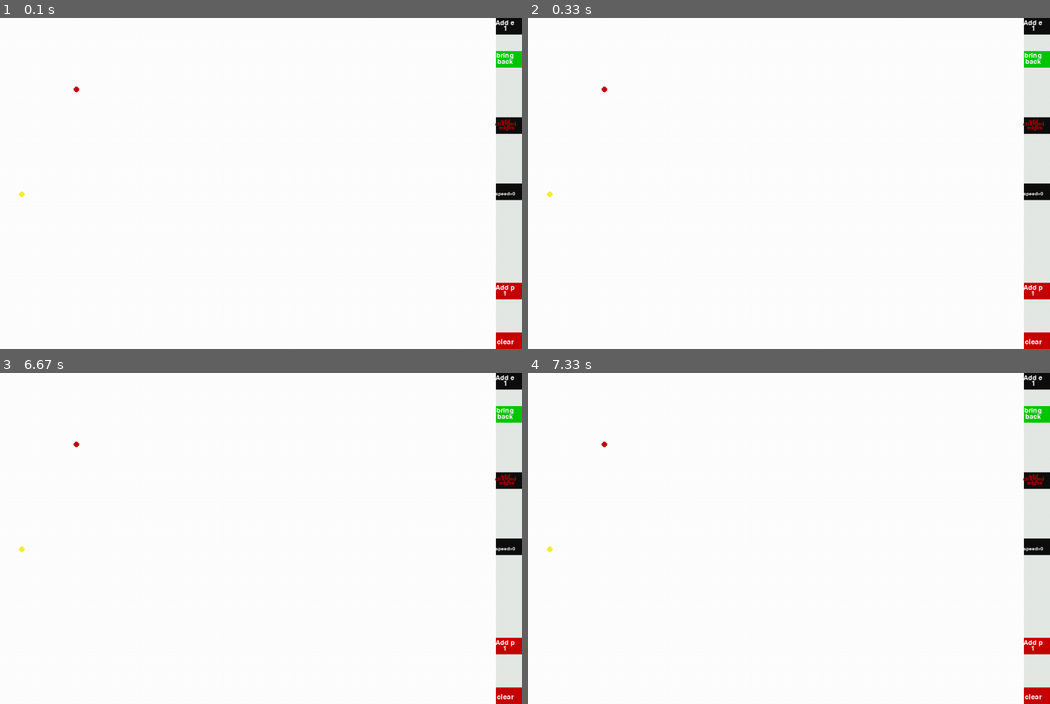
Above: before the commit, frames 1-4 (two rows, left to right).
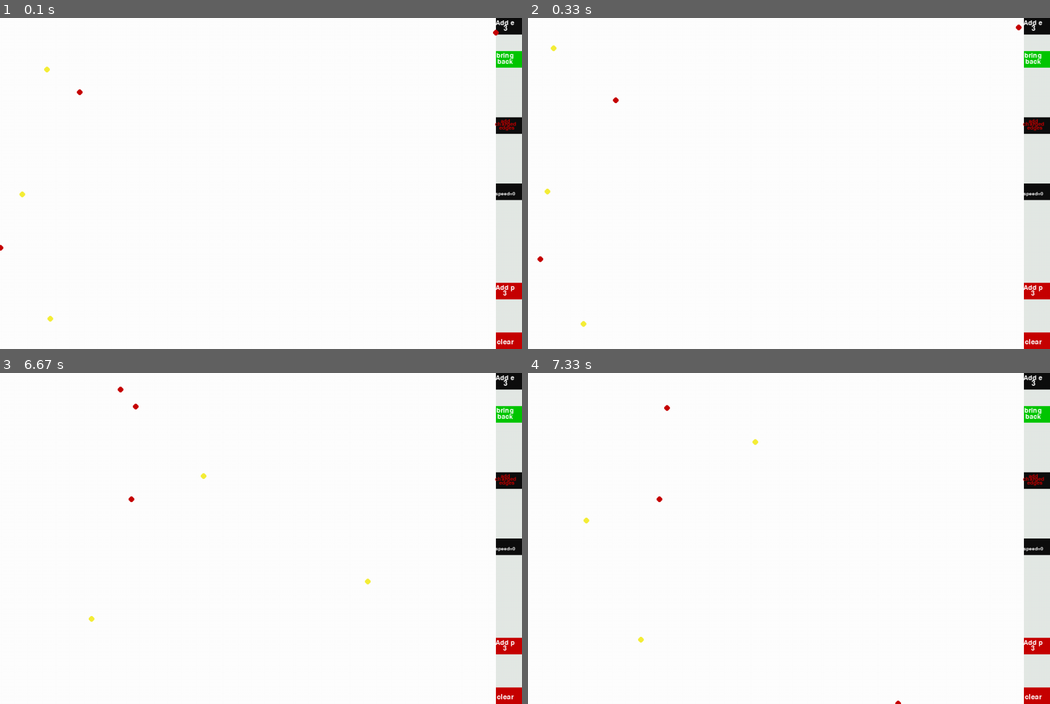
Above: after the commit, the same moments.

Repository: tgmjack/electron
Game: pygame game, started from E1.py
Same seed, same stepped clock (60 frames per second), same inputs: the game is played once before the commit and once after it.
Inputs:
- Up to frame 1 (0.1 s): no input
- Up to frame 2 (0.33 s): no input
- Up to frame 3 (6.67 s): click "Add e" at 1.4 s
- Up to frame 4 (7.33 s): no input

The runs differ from the first frame. In frame 1, 0.1% of the frame differs, in the area x 0-98%, y 2-92%; in frame 2, 0.1%; in frame 3, 0.1%, in the area x 3-98%, y 2-84%; in frame 4, 0.1%.

Commit message:
Update E1.py

Diff:
--- a/E1.py
+++ b/E1.py
@@ -51,26 +51,62 @@
     def recieve_all_forces(self, electrons, positrons, no_walls):
         x_forces = []
         y_forces = []
+        print(str(type(self))+ "   we are currrently ")
         for e in electrons:
-            if self.y - e.y != 0:
-                theta = math.atan((self.x-e.x)/(self.y-e.y))
-            else:
-                theta = 1
-            force= self.force_between(self.x , e.x , self.y , e.y, self.charge, e.charge, 1.0)
-#            x = force * math.cos(theta)
- #           y = force * math.sin(theta)
-
-            if force > 0:
-                dx = self.x - e.x
-                dy = self.y - e.y
-                if self.x > e.x and dy+dx != 0 :
-                    self.speed_x += abs((force/mass_e)*math.cos(theta)) *(dx/(dy+dx))
-                if self.x < e.x and dy+dx != 0:
-                    self.speed_x += -abs((force/mass_e)*math.cos(theta))*(dx/(dy+dx))
-                if self.y > e.y and dy+dx != 0:
-                    self.speed_y += abs((force/mass_e)*math.sin(theta))*(dy/(dy+dx))
-                if self.y < e.y and dy+dx != 0:
-                    self.speed_y += -abs((force/mass_e)*math.sin(theta))*(dy/(dy+dx))
+            if e != self:
+                print("theres this e ")
+                if self.y - e.y != 0:
+                    theta = math.atan((self.x-e.x)/(self.y-e.y))
+                else:
+                    theta = 1
+                force= self.force_between(self.x , e.x , self.y , e.y, self.charge, e.charge, 1.0)
+    #            x = force * math.cos(theta)
+     #           y = force * math.sin(theta)
+                print(force)
+                if force != 0:
+
+                    dx = self.x - e.x
+                    dy = self.y - e.y
+                    if self.x > e.x and dy+dx != 0 :
+                        print(str(self.speed_x)+ " self.speed_x   ere ")
+                        self.speed_x += abs((force/mass_e)*math.cos(theta)) *(dx/(dy+dx))
+                        print(str(self.speed_x)+ " self.speed_x  aft")
+                    if self.x < e.x and dy+dx != 0:
+                        print(str(self.speed_x)+ " self.speed_x   ere ")
+                        self.speed_x += -abs((force/mass_e)*math.cos(theta))*(dx/(dy+dx))
+                        print(str(self.speed_x)+ " self.speed_x  aft")
+                    if self.y > e.y and dy+dx != 0:
+                        self.speed_y += abs((force/mass_e)*math.sin(theta))*(dy/(dy+dx))
+                    if self.y < e.y and dy+dx != 0:
+                        self.speed_y += -abs((force/mass_e)*math.sin(theta))*(dy/(dy+dx))
+
+        for p in positrons:
+            if p != self:
+                print("theres this p ")
+                if self.y - p.y != 0:
+                    theta = math.atan((self.x-p.x)/(self.y-p.y))
+                else:
+                    theta = 1
+                force= self.force_between(self.x , p.x , self.y , p.y, self.charge, p.charge, 1.0)
+    #            x = force * math.cos(theta)
+     #           y = force * math.sin(theta)
+                print(force)
+                if force != 0:
+
+                    dx = self.x - p.x
+                    dy = self.y - p.y
+                    if self.x > p.x and dy+dx != 0 :
+                        print(str(self.speed_x)+ " self.speed_x   ere ")
+                        self.speed_x += abs((force/mass_e)*math.cos(theta)) *(dx/(dy+dx))
+                        print(str(self.speed_x)+ " self.speed_x  aft")
+                    if self.x < p.x and dy+dx != 0:
+                        print(str(self.speed_x)+ " self.speed_x   ere ")
+                        self.speed_x += -abs((force/mass_e)*math.cos(theta))*(dx/(dy+dx))
+                        print(str(self.speed_x)+ " self.speed_x  aft")
+                    if self.y > p.y and dy+dx != 0:
+                        self.speed_y += abs((force/mass_e)*math.sin(theta))*(dy/(dy+dx))
+                    if self.y < p.y and dy+dx != 0:
+                        self.speed_y += -abs((force/mass_e)*math.sin(theta))*(dy/(dy+dx))
 
                 #### if there are walls around the edge, feel a force from them
         if no_walls == False:
@@ -97,9 +133,11 @@
             if self.y < 0:
                 self.y = 2.0
 
-
+        print(str(self.speed_x)+ " self.speed_x ")
         self.x += self.speed_x
         self.y += self.speed_y
+        print("aight")
+
     #    if i.y < 1:
     #        i.y = screen_height
 
@@ -133,9 +171,6 @@
             if  i.y<1 and i.speed_y < 0:
                 i.y = float(screen_height)  """
 
-
-
-
          ## ie ) if we go off the lerft side of screeen we should re enter from the right and vice versa
         if no_walls == True:
             if self.x < 0:
@@ -166,6 +201,7 @@
         mouse = pygame.mouse.get_pos()
         click = pygame.mouse.get_pressed()
         if new_electron == True:
+            print("new electron true ")
             if mouse[0]<side_bar:
                 if click[0] == True and click_delay == 0:
                     click_delay+=1
@@ -180,11 +216,14 @@
                     new_positron = False
                     number_of_positrons+=1
                     positrons.append(positron(mouse[0],mouse[1],e,0,0,number_of_positrons))
-
+        print(str(click_delay)+ "             click_delay   ")
         if mouse[0] > side_bar and mouse[1]<new_e_button_height:
+            print("click for new e")
             if click[0] == True and click_delay == 0:
                 new_electron = True
                 click_delay+=1
+                print("carrying  new e")
+                time.sleep(5)
         if mouse[0] > side_bar and mouse[1]>clear_button_y:
             if click[0] == True and click_delay == 0:
                 electrons = []
@@ -339,9 +378,9 @@
 
 
 
-e = -1.0
+e = -10.0
 y_list_ticker=0
-mass_e = 0.002
+mass_e = 0.0002
 too_far = 400
 wall_charge = -1.0
 
@@ -350,8 +389,8 @@
 def simulation():
     click_delay = 0
 
-    number_of_electrons = 1
-    number_of_positrons = 1
+    number_of_electrons = 3
+    number_of_positrons = 3
 
     new_electron = False
     new_positron = False
@@ -398,6 +437,8 @@
         pygame.display.update()
         clock.tick(20)
         print("uno")
+      #  time.sleep(120)
+      #  time.sleep(5)
 
     pygame.quit()
     sys.exit()
